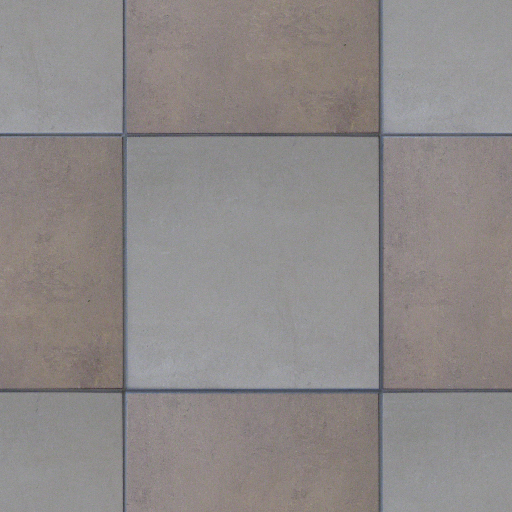
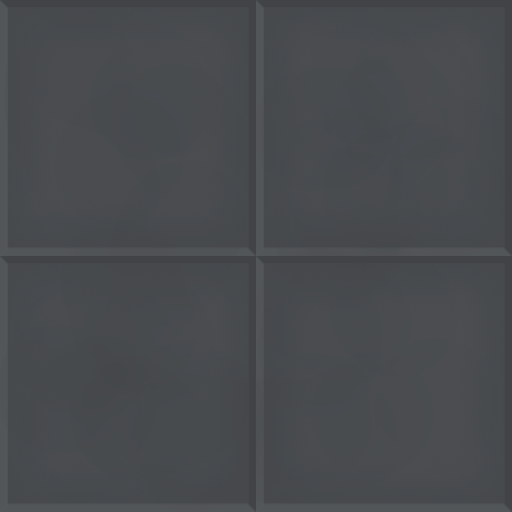
The second 512 × 512 image is a revision of the first. Changes to its layers:
hid "Layer 13" over (x1=0, y1=0, x2=512, y2=512)
hid "Layer 12" over (x1=0, y1=0, x2=512, y2=512)
added layer "Layer 14" above "Layer 11 copy 3" over (x1=0, y1=5, x2=512, y2=512)
